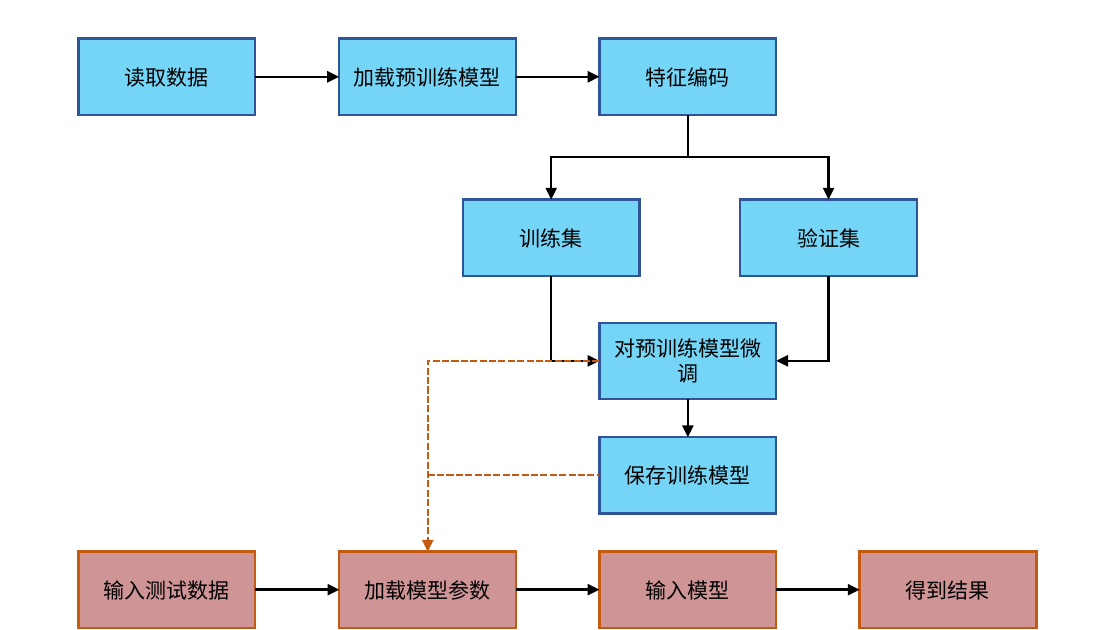
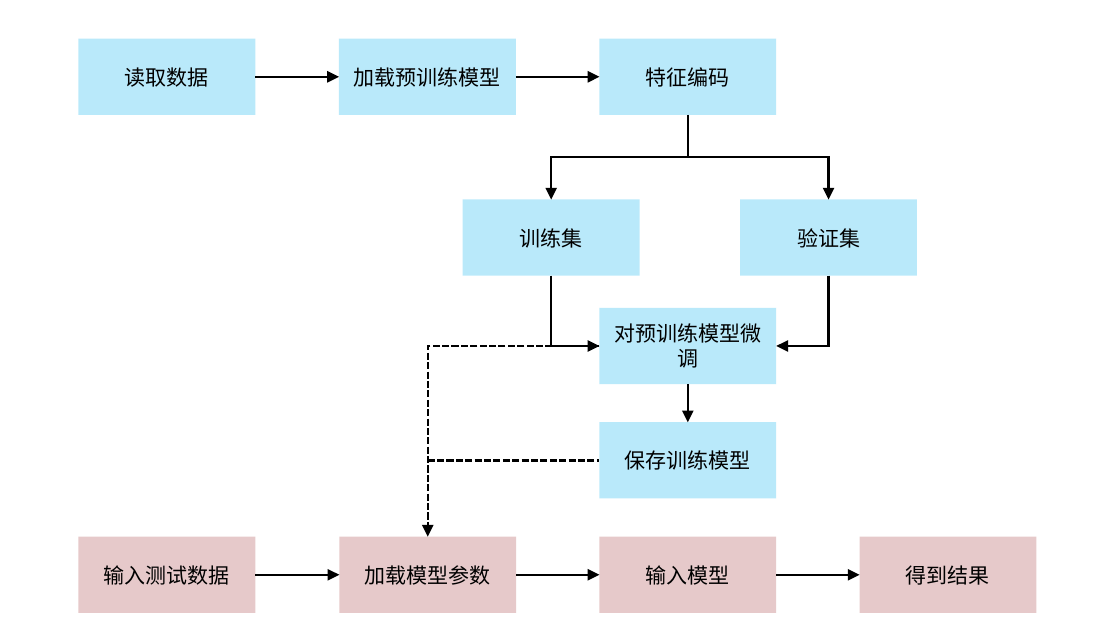
Before and after one commit to weixiao2333/zjuthesis-mphil, a slide deck: slide 19 of 论文图.pptx. Drawn at 1120x630 pixels with LibreOffice and Linux fonts; fonts in the diff are those of the drawing. Boxes give left, top, right and bottom in pixels: in the first picture for what was removed or moved away, otherwise in the second. Text is boxed around its words. In the diff, an @@ line names an element or a change of style, - is before the commit and + after.

```diff
--- a/论文图.pptx
+++ b/论文图.pptx
@@ elbow arrow moved from (551, 276) - (600, 361) to (551, 276) - (600, 346) @@
@@ elbow arrow moved from (828, 276) - (776, 361) to (828, 276) - (776, 346) @@
@@ 6 rectangles, 4 arrows, 1 line, 1 elbow arrow: place and size @@
-6 rectangles, 4 arrows, 1 line, 1 elbow arrow at (78, 323, 1037, 628)
+6 rectangles, 4 arrows, 1 line, 1 elbow arrow at (78, 308, 1037, 613)
@@ elbow arrow (600, 346) - (428, 537): stroke #C55A11 2 pt dashed to #000000 2 pt dashed @@
@@ fill #75D5F7 to #75D5F7 at 50% opacity; outline #2F5597 2 pt to none in 7 elements at (78, 39, 255, 115), (339, 39, 517, 115), (600, 39, 777, 115), (463, 200, 640, 276), (740, 200, 918, 276), (600, 308, 777, 385), (600, 423, 777, 499) @@
@@ line (428, 460) - (600, 460): stroke #C55A11 2 pt dashed to #000000 2 pt dashed @@
@@ fill #CF9596 to #CF9596 at 50% opacity; outline #C55A11 2 pt to none in 4 elements at (339, 537, 517, 613), (78, 537, 255, 613), (600, 537, 777, 613), (860, 537, 1037, 613) @@
```
Also in this commit, not shown: 9 other slides changed, 1 slide added, 1 slide removed, 11 other files.
